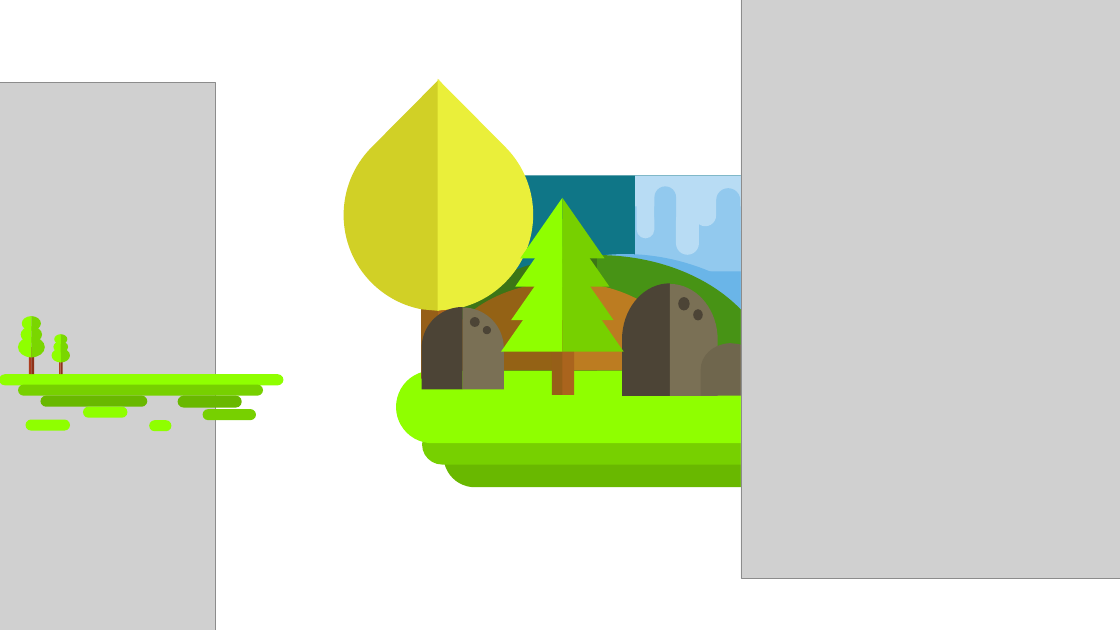
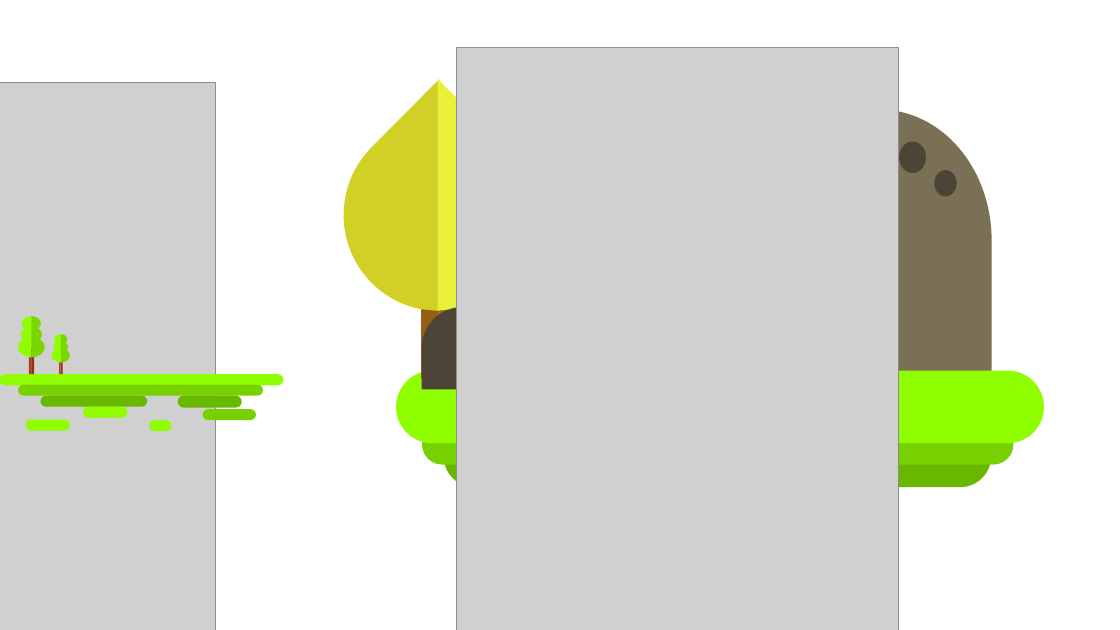
Before and after one commit to pedrogmo/projetopp2, a slide deck: slide 22 of slide/Apresentação1.pptx. Drawn at 1120x630 pixels with LibreOffice and Linux fonts; fonts in the diff are those of the drawing; grey boxes stand for pictures. Boxes give left, top, right and bottom in pixels: in the first picture for what was removed or moved away, otherwise in the second. Text is boxed around its words. In the diff, an @@ line names an element or a change of style, - is before the commit and + after.

Commit message:
pptx

```diff
--- a/slide/Apresentação1.pptx
+++ b/slide/Apresentação1.pptx
@@ picture: place and size @@
-picture at [741, 0, 1120, 579]
+picture at [457, 48, 899, 630]
@@ freeform shape added at [880, 109, 991, 371], fill #7A7055 @@
@@ ellipse added at [899, 142, 926, 174], fill #4C4436 @@
@@ ellipse added at [934, 171, 957, 197], fill #4C4436 @@
@@ group removed at [463, 176, 860, 461]: 14 freeform shapes, 7 rounded rectangles, 5 rectangles, 5 ellipses @@
```
Also in this commit, not shown: 1 slide added.
